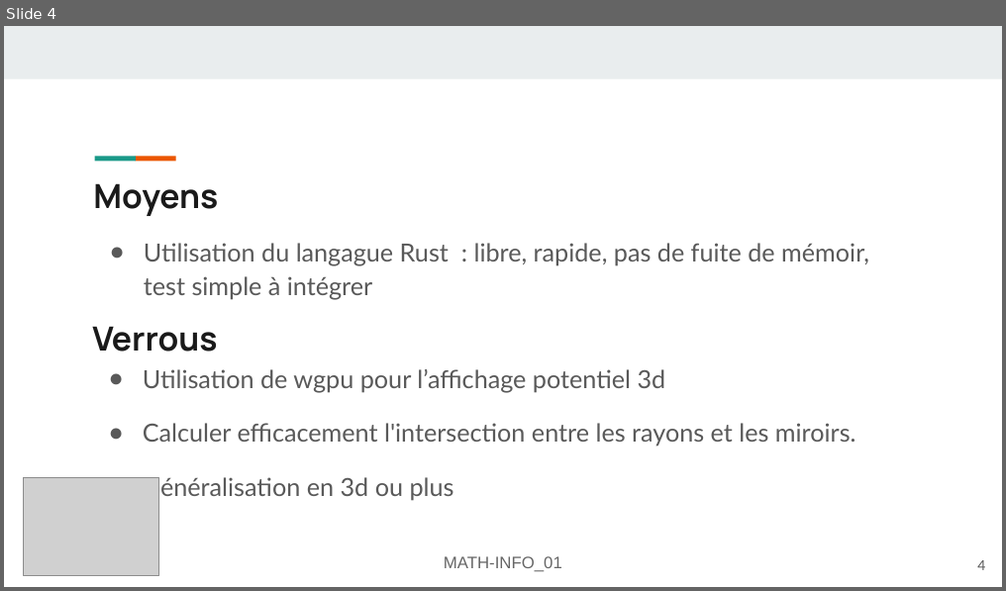
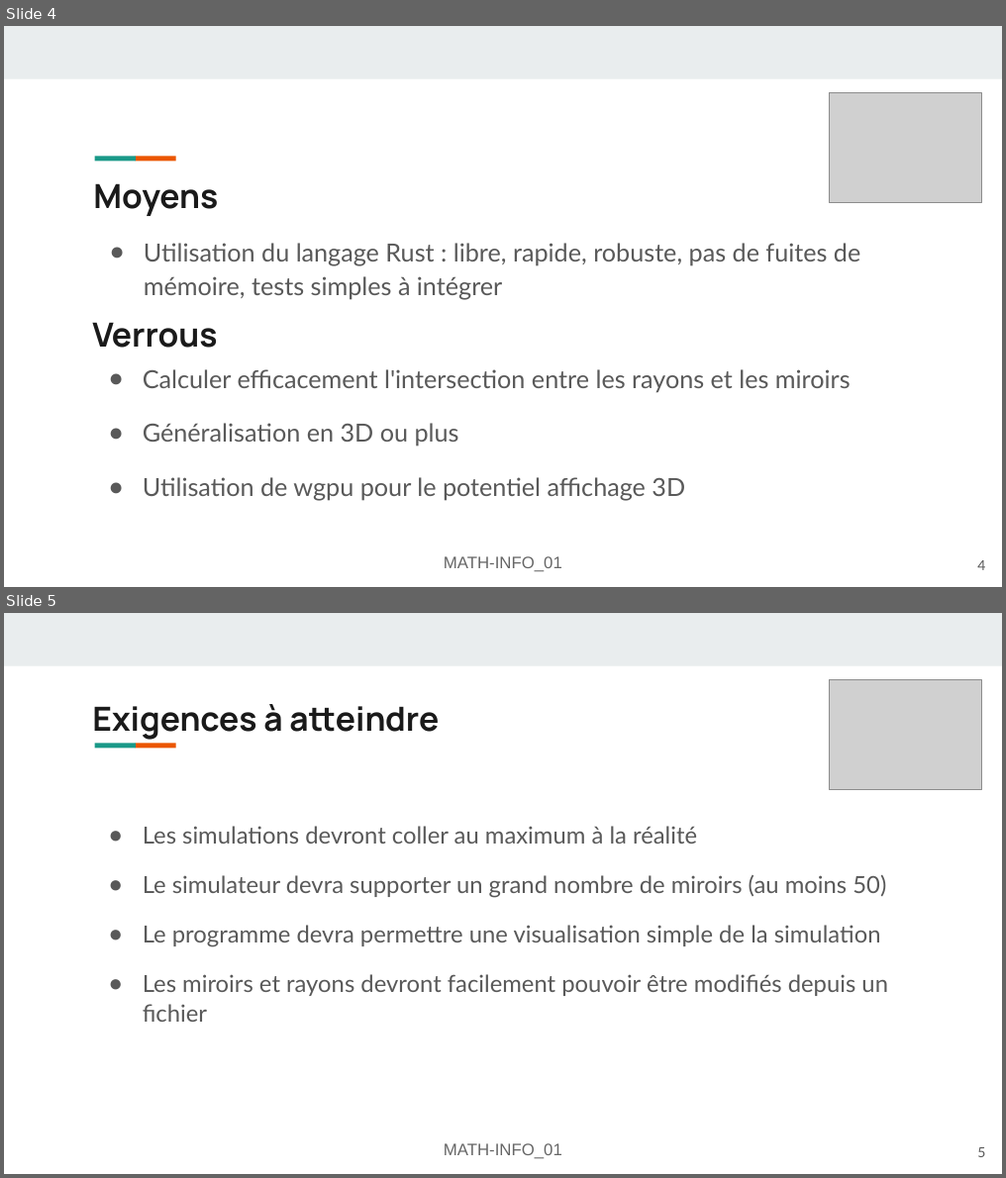
Before and after one commit to FlashOnFire/MirrorVerse, a slide deck: project_managment/presentation1.odp. Shown one above the other, each under a label of ours: slide 4 before the commit, slides 4 and 5 after it. The pictures are 1006x591 and 1006x1178 pixels, drawn with LibreOffice and Linux fonts; fonts in the diff are those of the drawing; grey boxes stand for pictures. Boxes give left, top, right and bottom in pixels: in the first picture for what was removed or moved away, otherwise in the second. Text is boxed around its words. In the diff, an @@ line names an element or a change of style, - is before the commit and + after.

```diff
--- a/project_managment/presentation1.odp
+++ b/project_managment/presentation1.odp
@@ slide 5 added at (x1=4, y1=613, x2=1002, y2=1174), background #FFFFFF; not listed: 3 template elements that a slide beside it also shows @@
@@ picture added at (x1=830, y1=680, x2=982, y2=789) @@
@@ title added at (x1=92, y1=704, x2=439, y2=740), 24.1 pt, text #1A1A1A, bold @@
+Exigences à atteindre
@@ text added at (x1=143, y1=826, x2=888, y2=1022), 17 pt, text #595959 @@
+● Les simulations devront coller au maximum à la réalité
+● Le simulateur devra supporter un grand nombre de miroirs (au moins 50)
+● Le programme devra permettre une visualisation simple de la simulation
+● Les miroirs et rayons devront facilement pouvoir être modifiés depuis un fichier
@@ text added at (x1=444, y1=1144, x2=562, y2=1159), 12 pt, text #666666 @@
+MATH-INFO_01
@@ page number added at (x1=977, y1=1148, x2=985, y2=1157), 10 pt, text #595959 @@
+5
@@ slide 4 changed as well @@
@@ picture resized from (x1=24, y1=478, x2=159, y2=575) to (x1=830, y1=93, x2=982, y2=202) @@
@@ text at (x1=144, y1=243, x2=860, y2=300): text changed @@
-● Utilisation du langague Rust : libre, rapide, pas de fuite de mémoir, test simple à intégrer
+● Utilisation du langage Rust : libre, rapide, robuste, pas de fuites de mémoire, tests simples à intégrer
@@ title "Verrous" moved from (x1=92, y1=326, x2=217, y2=352) to (x1=92, y1=322, x2=217, y2=348) @@
@@ text at (x1=143, y1=370, x2=850, y2=501): text changed @@
-● Utilisation de wgpu pour l’affichage potentiel 3d
-● Calculer efficacement l'intersection entre les rayons et les miroirs.
-● Généralisation en 3d ou plus
+● Calculer efficacement l'intersection entre les rayons et les miroirs
+● Généralisation en 3D ou plus
+● Utilisation de wgpu pour le potentiel affichage 3D
```
Also in this commit, not shown: 4 other slides changed, 2 slides removed, 4 other files.
